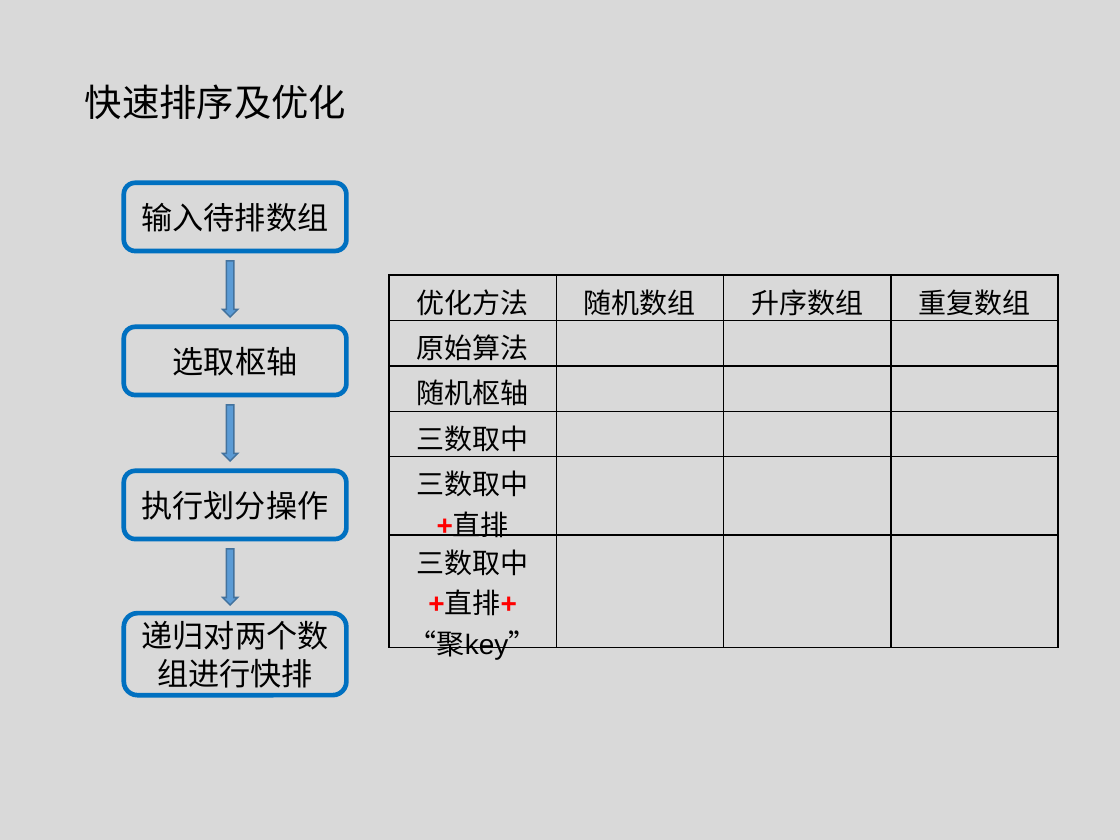
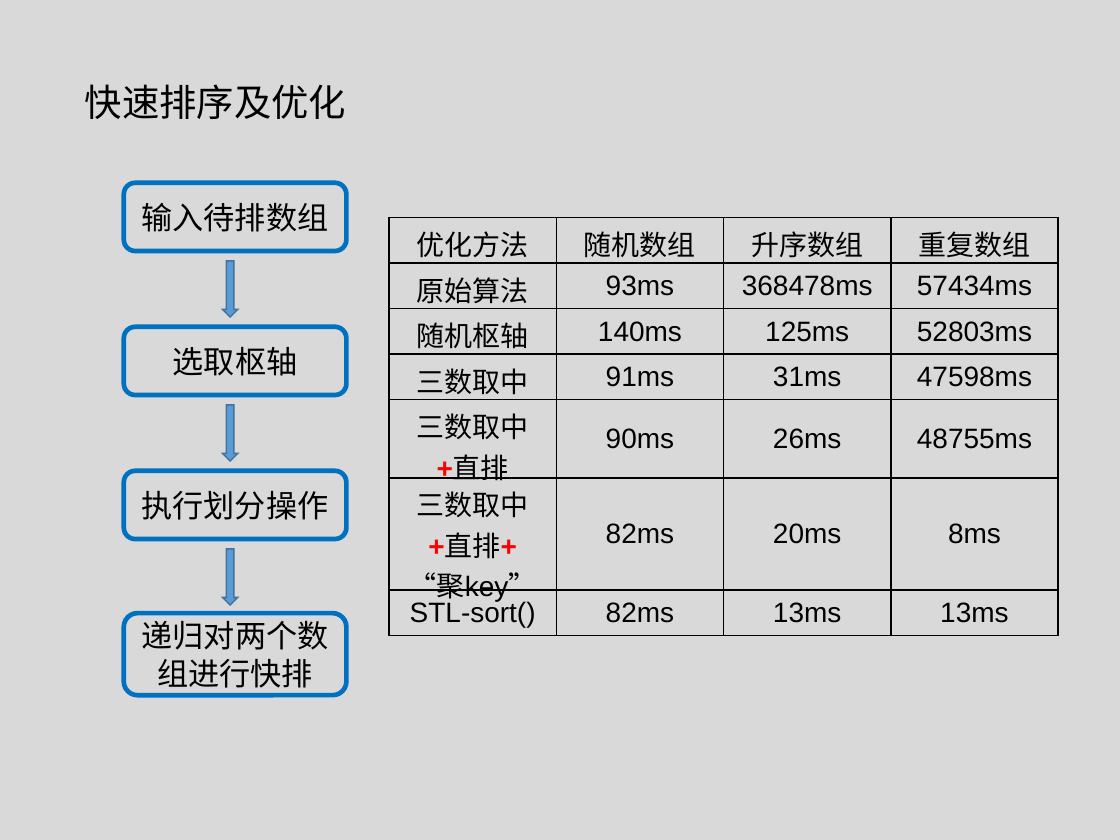
Before and after one commit to tianzhuwei/PPT, a slide deck: slide 7 of 快排+优化.pptx. Drawn at 1120x840 pixels with LibreOffice and Linux fonts; fonts in the diff are those of the drawing. Boxes give left, top, right and bottom in pixels: in the first picture for what was removed or moved away, otherwise in the second. Text is boxed around its words. In the diff, an @@ line names an element or a change of style, - is before the commit and + after.

```diff
--- a/快排+优化.pptx
+++ b/快排+优化.pptx
@@ table at (389, 217, 1056, 635) @@
-row 2: 原始算法 |  |  | 
-row 3: 随机枢轴 |  |  | 
-row 4: 三数取中 |  |  | 
-row 5: 三数取中 / +直排 |  |  | 
-row 6: 三数取中 / +直排+ / “聚key” |  |  | 
+row 2: 原始算法 | 93ms | 368478ms | 57434ms
+row 3: 随机枢轴 | 140ms | 125ms | 52803ms
+row 4: 三数取中 | 91ms | 31ms | 47598ms
+row 5: 三数取中 / +直排 | 90ms | 26ms | 48755ms
+row 6: 三数取中 / +直排+ / “聚key” | 82ms | 20ms | 8ms
+row 7: STL-sort() | 82ms | 13ms | 13ms
@@ table: place and size @@
-table at (389, 276, 1056, 664)
+table at (389, 217, 1056, 635)
```
Also in this commit, not shown: 3 other slides changed.
